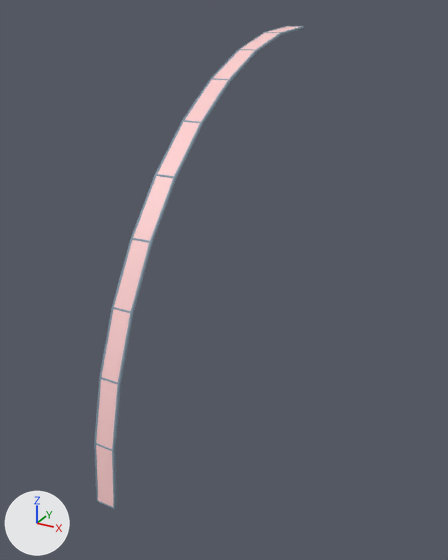
Before and after pictures for a commit that changed the FBX model Assets/Art/Models/RefinedModularKit/Modular_CurvedPanel_Set.fbx.
Rendered twice from a camera (50 mm lens) standing at (0.32, -0.739, 0.023) and looking at (0.036, -0.221, -0.236). Lighting does not change. The marker at lower left points along +X, +Y and +Z. The picture after the commit comes second. Where no turn or scale is listed for an object, it has been applied to the vertices. Vertices at exactly the same position are counted once.

Objects in the first picture: 'CurvedPanel', 'Frame', 'Subframe'.
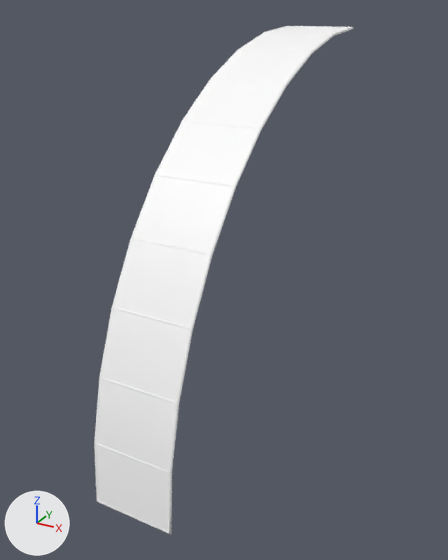
The change in detail:
Material 'lambert10' (mat_lambert10) is new.
Its base color is (1.0, 1.0, 1.0) (white #ffffff).
me_mesh is used by ob_curvedpanel; location (0.0, 0.0, 0.0).
me_mesh had 44 vertices, 20 faces and spanned x 0.0..0.02, y -0.402..0.0, z -0.4..0.002.
me_mesh no longer uses material mat_mat_dome (pink #ffd0d0).
me_mesh now has 44 vertices, 20 faces and spans x 0.0..0.08, y -0.402..0.0, z -0.4..0.002.
me_mesh part 3: the whole mesh is scaled about the mesh origin by (4, 1, 1).
me_mesh gains material mat_lambert10 (white #ffffff).
me_mesh_001 is used by ob_frame; location (0.0, 0.0, 0.0).
me_mesh_001 had 501 vertices, 496 faces and spanned x -0.001..0.021, y -0.402..0.001, z -0.401..0.002.
me_mesh_001 no longer uses material mat_mat_frames (greyish blue #8295a5).
me_mesh_001 now has 501 vertices, 496 faces and spans x -0.001..0.081, y -0.402..0.001, z -0.401..0.002.
me_mesh_001 part 2: all 248 vertices in x 0.019..0.021, y -0.402..0.001, z -0.401..0.002 are moved by (0.06, 0.0, 0.0).
me_mesh_001 gains material mat_lambert10 (white #ffffff).
me_mesh_002 is used by ob_subframe; location (0.0, 0.0, 0.0).
me_mesh_002 had 144 vertices, 72 faces and spanned x 0.0..0.02, y -0.397..-0.061, z -0.339..-0.003.
me_mesh_002 no longer uses material mat_mat_frames (greyish blue #8295a5).
me_mesh_002 now has 144 vertices, 72 faces and spans x 0.0..0.08, y -0.397..-0.061, z -0.339..-0.003.
me_mesh_002 part 1: the whole mesh is scaled about the mesh origin by (4, 1, 1).
me_mesh_002 gains material mat_lambert10 (white #ffffff).

What differs and where, as boxes (x1, y1, x2, y2) in the pictures (448 x 560 px; the box of a moved part takes in the faces that stretch with it):
'CurvedPanel', recoloured, rescaled (26% wider)
    before: (96, 26, 298, 507)
    after: (96, 26, 350, 531)
'Frame', recoloured, reshaped (23% wider)
    before: (94, 26, 304, 510)
    after: (94, 26, 353, 534)
'Subframe', recoloured, rescaled (27% wider)
    before: (96, 32, 281, 451)
    after: (96, 32, 332, 474)
part 2 of me_mesh_001, moved or reshaped
    before: (97, 26, 304, 510)
    after: (97, 26, 353, 534)
